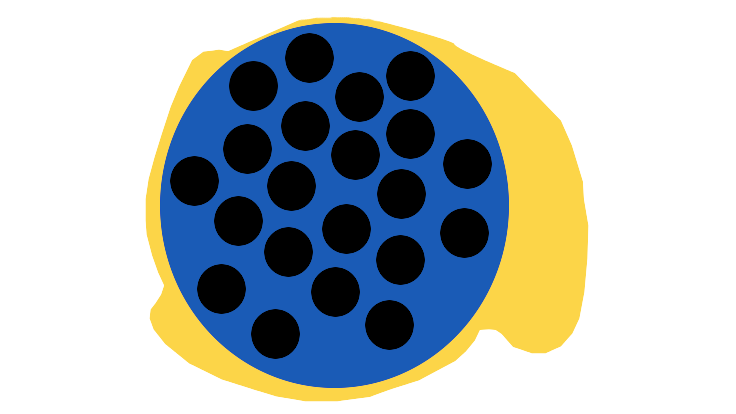
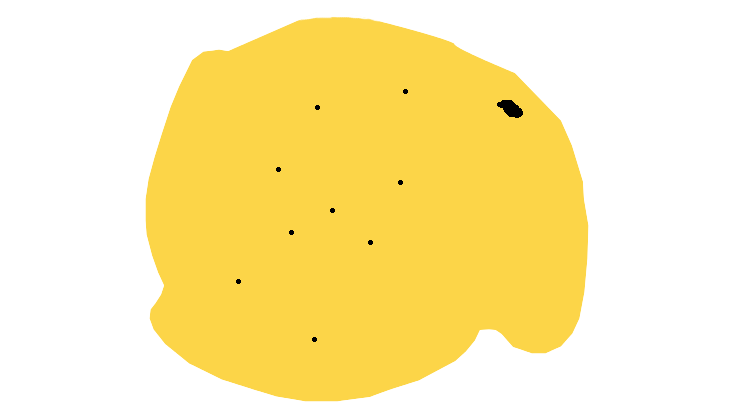
Layer changes from the first 736x414 image to the second:
added layer "Layer" above "circles" over [236, 89, 523, 342]
hid "circles", painted on it over [170, 33, 492, 359]
hid "board" over [160, 23, 509, 388]
hid "Background" over [160, 23, 523, 388]
